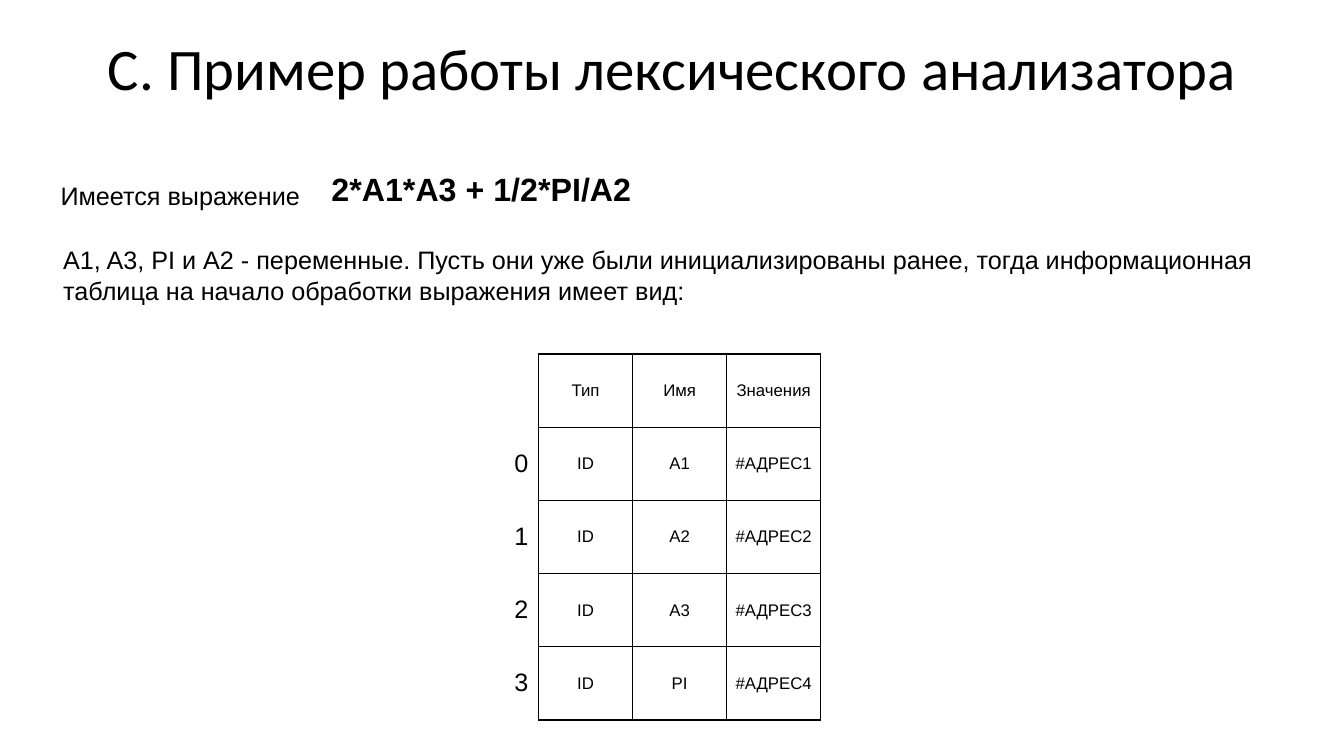
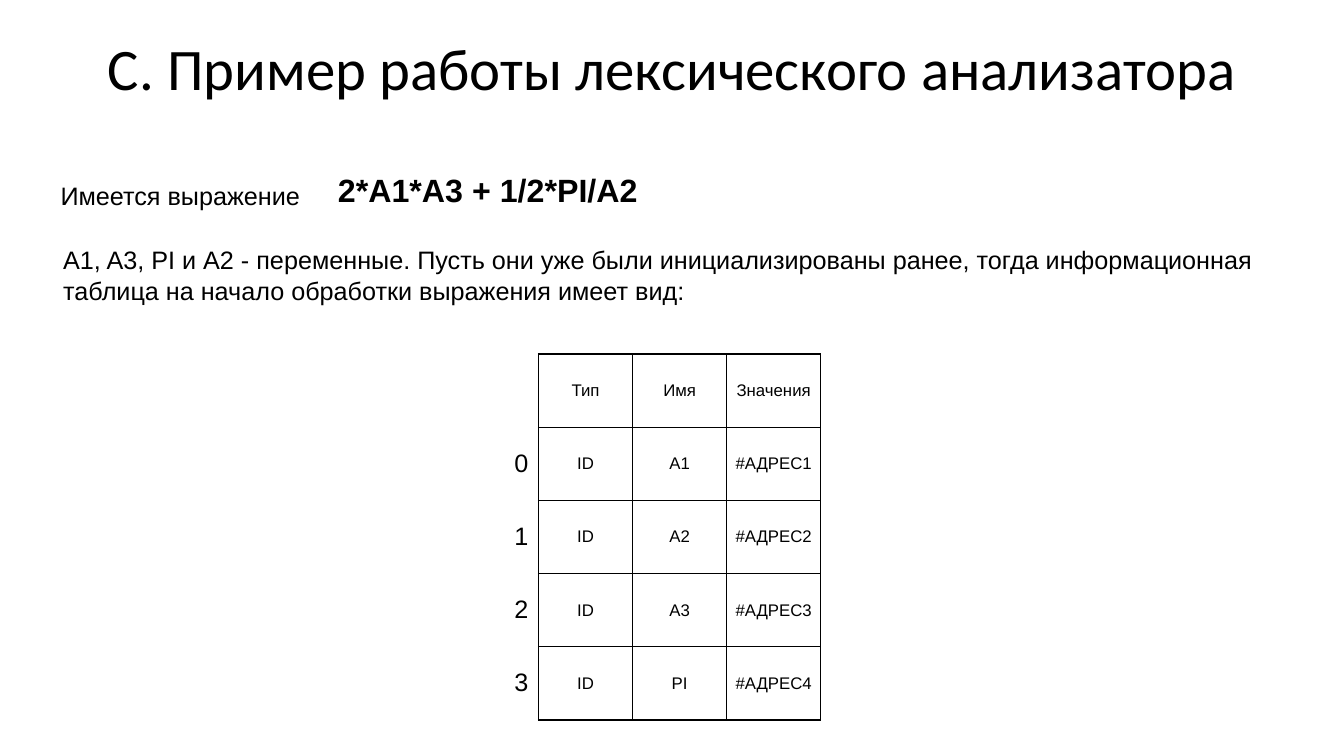
Before and after one commit to goddamnteam/korzun, a slide deck: slide 10 of task3.pptx (slide 11 before the commit). Drawn at 1344x756 pixels with LibreOffice and Linux fonts; fonts in the diff are those of the drawing. Boxes give left, top, right and bottom in pixels: in the first picture for what was removed or moved away, otherwise in the second. Text is boxed around its words. In the diff, an @@ line names an element or a change of style, - is before the commit and + after.

```diff
--- a/task3.pptx
+++ b/task3.pptx
@@ text "2*A1*A3 + 1/2*PI/A2": place and size @@
-text "2*A1*A3 + 1/2*PI/A2" at (331, 177, 631, 202)
+text "2*A1*A3 + 1/2*PI/A2" at (338, 178, 638, 203)
```
Also in this commit, not shown: 16 other slides changed, 1 slide removed.
